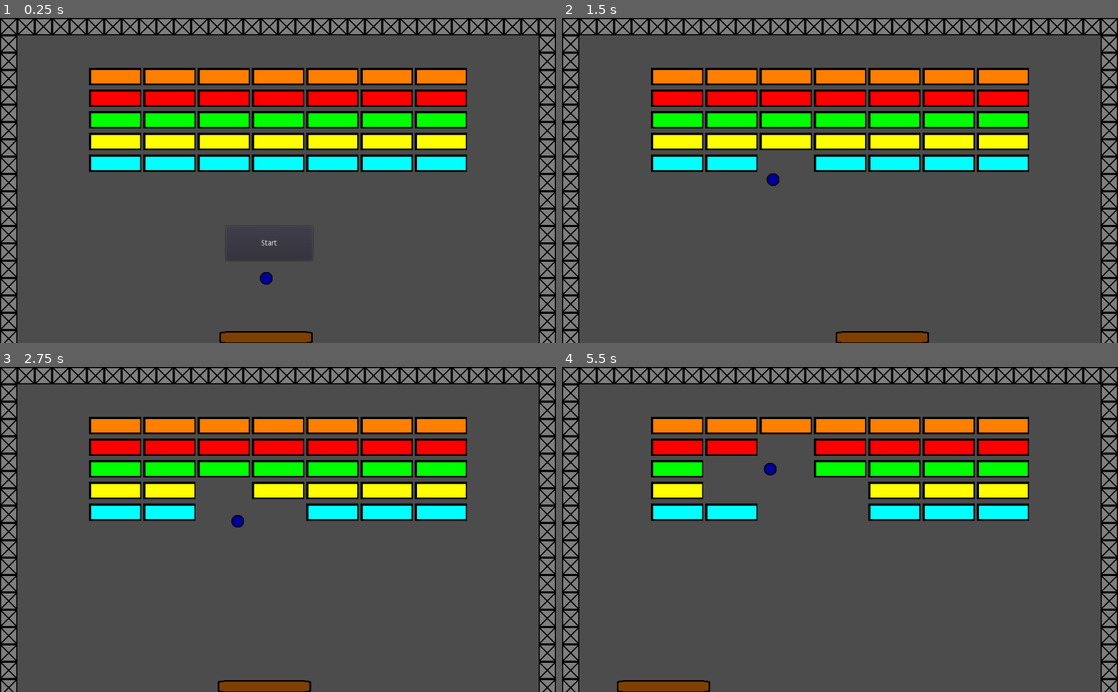
Above: before the commit, frames 1-4 (two rows, left to right).
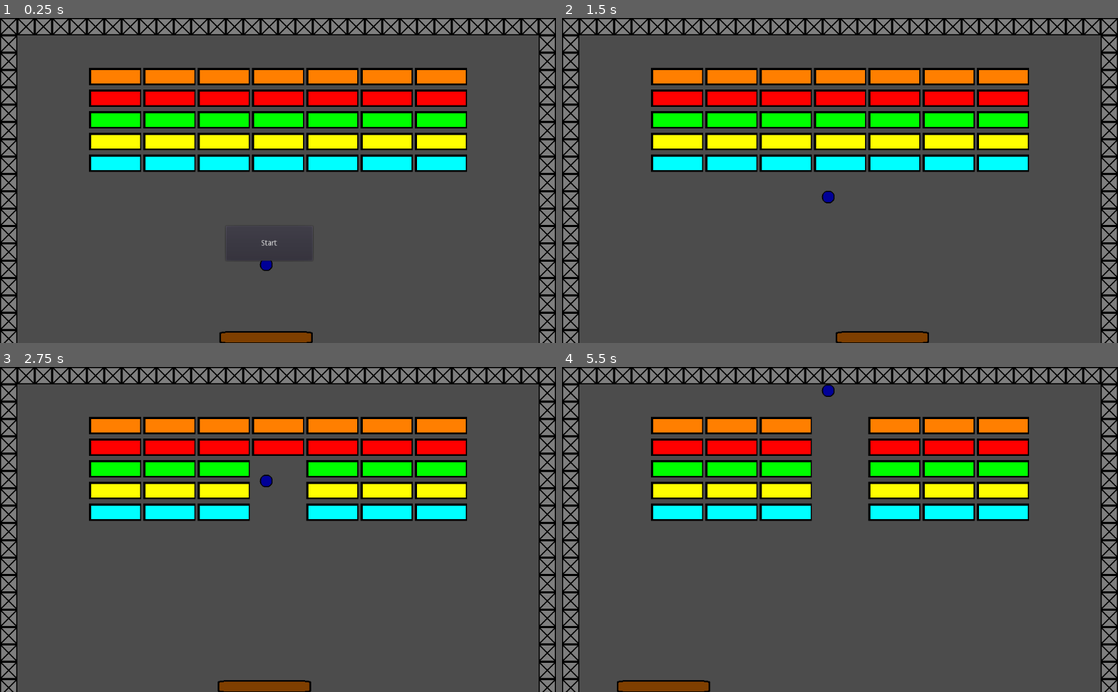
Above: after the commit, the same moments.

Repository: applemangames/Arkanoid
Game: Godot game, scene res://game.tscn
Two runs of this game, one before a commit and one after it. Both use one fixed random seed, a clock stepped at 60 frames per second and the inputs below.
Inputs (mouse positions are in pixels of both pictures, inside the frame that each line leads up to):
- Up to frame 1 (0.25 s): no input
- Up to frame 2 (1.5 s): click "Start" at 0.5 s; tap Enter (enter) at 1.25, 1.35 s; move the mouse to (962, 164) at 1.27 s; hold Right (ui_right) from 1.28 s (still down); click (962, 164) at 1.42 s
- Up to frame 3 (2.75 s): move the mouse to (166, 545) at 2.02 s; release Right (ui_right) at 2.03 s; hold Left (ui_left) from 2.03 s (still down); tap Enter (enter) at 2.1 s
- Up to frame 4 (5.5 s): move the mouse to (895, 458) at 2.77 s; release Left (ui_left) at 2.78 s; hold Right (ui_right) 2.78-4.28 s; tap Enter (enter) every 0.75 s from 2.85 to 5.1 s; move the mouse to (812, 594) at 3.52 s; click (812, 594) at 3.67 s; move the mouse to (1006, 578) at 4.27 s; hold Left (ui_left) from 4.28 s (still down); move the mouse to (673, 480) at 5.02 s

The runs differ from the first frame. In frame 1, 0.1% of the frame differs, in the area x 46-49%, y 74-83%; in frame 2, 0.7%; in frame 3, 2.1%; in frame 4, 4.6%, in the area x 25-55%, y 5-48%.

Commit message:
added direction in angle

Diff:
--- a/ball.gd
+++ b/ball.gd
@@ -10,17 +10,25 @@
 
 
 func _physics_process(delta):
-	motion.x = direction.x * speed * delta
-	motion.y = direction.y * speed * delta
-	print(direction)
+	direction = 90
+	speed = 100.0
+
+
+	motion.x = cos(direction * (PI/180))  * speed * delta
+	motion.y = -sin(direction * (PI/180)) * speed * delta
+	print(motion)
+
+
+
 	var collide = move_and_collide(motion)
+
 	enemies = get_tree().get_nodes_in_group("enemies")
 
 	if collide:
-		var norm = collide.normal
+		#var norm = collide.normal
 		#norm.x = round(collide.normal.x)
 		#norm.y = round(collide.normal.y)
-		direction = direction.bounce(norm)
+		#direction = direction.bounce(collide.normal)
 
 		for enemy in enemies:
 			if(collide.collider_id == enemy.get_instance_id()):
--- a/game.gd
+++ b/game.gd
@@ -18,5 +18,5 @@
 	#emit_signal("start_game")
 	$StartButton.hide()
 	print("start Game")
-	$ball.direction.x = rand_range(-0.25, 0.25)
-	$ball.direction.y = rand_range(-0.30, -0.20)
+	#$ball.direction.x = rand_range(-0.25, 0.25)
+	#$ball.direction.y = rand_range(-0.30, -0.20)
